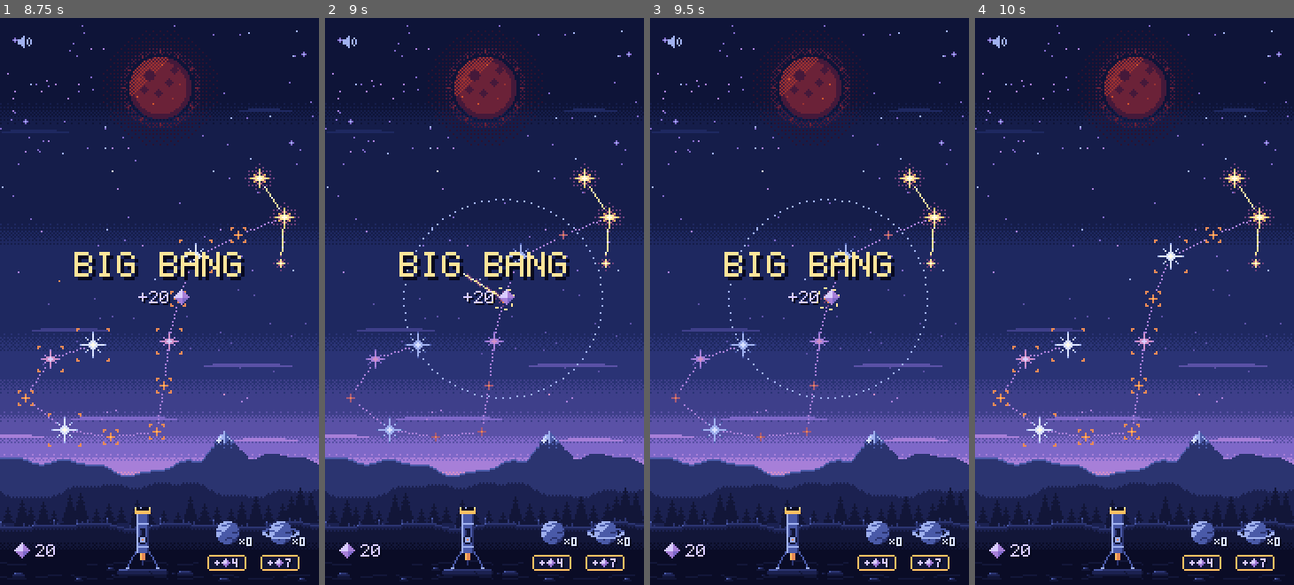
Above: before the commit, frames 1-4 (left to right).
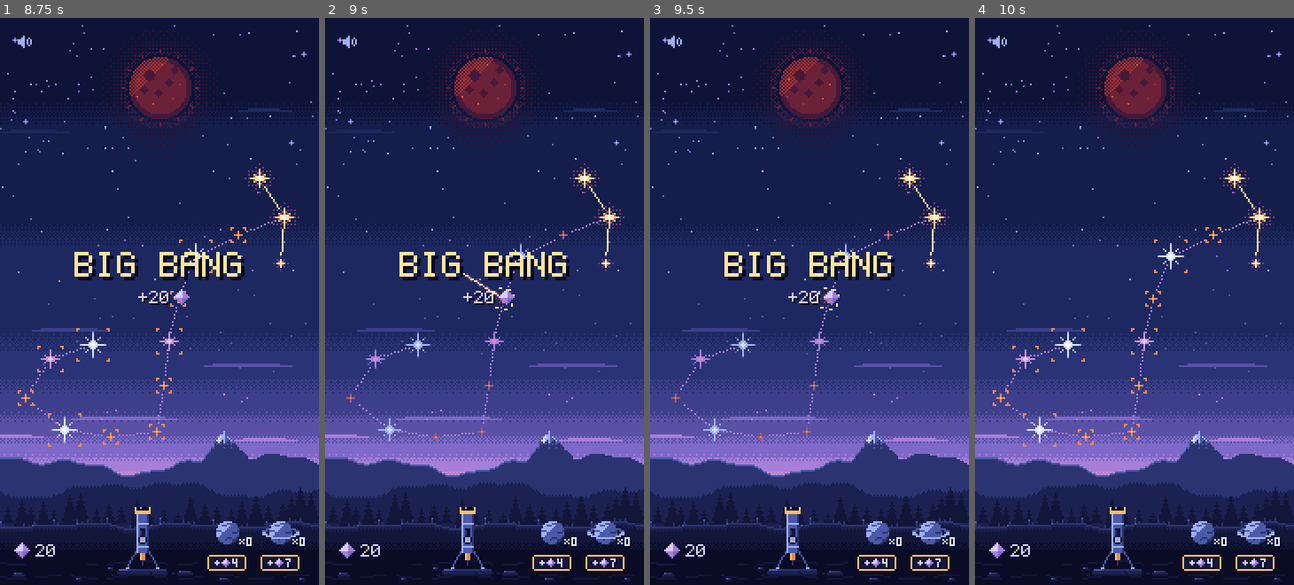
Above: after the commit, the same moments.

Repository: mrafael1/DustInSpace
Game: Godot game, scene res://game/scenes/main.tscn
The game is run twice, just before and just after one commit, with the same random seed, the same clock (stepped at 60 frames per second) and the same inputs. This scene is started directly instead of the project's main scene.
Inputs (mouse positions are in pixels of both pictures, inside the frame that each line leads up to):
- Up to frame 1 (8.75 s): tap Enter at 0.5 s; move the mouse to (143, 414) at 0.52 s; hold Shift 0.53-1.25 s; click (143, 414) at 0.67 s; drag from (255, 386) to (143, 414) at 1.27 s; move the mouse to (63, 216) at 2.02 s; tap Ctrl at 2.1, 6.6 s; click (63, 216) at 2.17 s; drag from (175, 301) to (63, 216) at 2.77 s; move the mouse to (111, 159) at 3.52 s; tap B at 3.6, 8.1 s; click (111, 159) at 3.67 s; drag from (229, 273) to (111, 159) at 4.27 s; move the mouse to (95, 329) at 5.02 s; hold Shift 5.03-5.75 s; click (95, 329) at 5.17 s; drag from (191, 176) to (95, 329) at 5.77 s; move the mouse to (143, 414) at 6.52 s; click (143, 414) at 6.67 s; drag from (255, 386) to (143, 414) at 7.27 s; move the mouse to (63, 216) at 8.02 s; click (63, 216) at 8.17 s
- Up to frame 2 (9 s): drag from (500, 301) to (388, 216) at 8.77 s
- Up to frame 3 (9.5 s): no input
- Up to frame 4 (10 s): move the mouse to (1086, 159) at 9.52 s; hold Shift from 9.53 s (still down); click (1086, 159) at 9.67 s

Frame 1 is identical in both runs. In frame 2, 0.1% of the frame differs, in the area x 24-88%, y 31-68%; in frame 3, 0.1%; in frame 4, nothing differs.

Commit message:
feat: no reach ring while tracing; the dimmed stars show the reach
Playtest: the dotted ring spanned much of the sky and competed with the
constellation lines. Stars out of reach already dim with the link hint,
so the ring goes; the loose dots past the reach on the finger's line stay.

Co-Authored-By: Claude Opus 5.5 <noreply@anthropic.com>

Diff:
--- a/game/scenes/link_layer.gd
+++ b/game/scenes/link_layer.gd
@@ -4,9 +4,9 @@
 ## Sits under the StarLayer, so a line runs between stars without covering them.
 ## Link line (art-direction.md): 1 px C1 with a C0 pulse every 5 px and a C5 checker glow alongside.
 ## Owns no rules: Sky tells it which points to join and whether a link was collected or rejected.
-## Reach (Scorpio): while a link is traced, a dotted M5 ring shows how far its next step can go,
-## and the line to the finger turns into sparse M5 dots when the finger is out of reach. Cool and
-## light, so it reads on every band of the sky without looking like a link.
+## Reach (Scorpio): the line to the finger turns into sparse M5 dots when the finger is out of
+## reach. Cool and light, so it reads on every band of the sky without looking like a link. (Which
+## stars are in reach shows through the link hint: the others dim.)
 
 ## A travelling C0 pixel every PULSE_SPACING px along the line.
 const PULSE_SPACING: int = 5
@@ -19,9 +19,7 @@
 const REJECT_SHAKE: Array[int] = [2, -2, 2, -1, 1, -1, 1, 0]
 const REJECT_SHAKE_STEP: float = 0.04
 const NEIGHBOURS: Array[Vector2i] = [Vector2i.UP, Vector2i.DOWN, Vector2i.LEFT, Vector2i.RIGHT]
-## The reach ring: one pixel every REACH_DOT_SPACING px around it. An out-of-reach line: one pixel
-## every LOOSE_DOT_SPACING px.
-const REACH_DOT_SPACING: int = 4
+## An out-of-reach line: one pixel every LOOSE_DOT_SPACING px.
 const LOOSE_DOT_SPACING: int = 3
 
 
@@ -44,8 +42,6 @@
 var _path: Array[Vector2i] = []
 ## The path's last step (to the finger) is out of reach.
 var _loose_end: bool = false
-var _reach_center: Vector2i = Vector2i.ZERO
-var _reach: int = 0
 var _flashes: Array[Flash] = []
 var _time: float = 0.0
 var _pulse_frame: int = -1
@@ -56,9 +52,6 @@
 
 
 func _draw() -> void:
-	if _reach > 0:
-		for p: Vector2i in reach_ring(_reach_center, _reach):
-			_dot(p, Palette.M5)
 	if _loose_end and _path.size() > 1:
 		_draw_link(path_pixels(_path.slice(0, -1)))
 		var loose: Array[Vector2i] = line_pixels(_path[-2], _path[-1])
@@ -80,32 +73,8 @@
 	queue_redraw()
 
 
-## Shows the reach ring of radius `radius` around `center`; a radius of 0 hides it.
-func show_reach(center: Vector2i, radius: int) -> void:
-	if center == _reach_center and radius == _reach:
-		return
-	_reach_center = center
-	_reach = radius
-	queue_redraw()
-
-
-func reach_radius() -> int:
-	return _reach
-
-
 func is_loose_end() -> bool:
 	return _loose_end
-
-
-## The reach ring's dots: whole pixels on the circle, one every REACH_DOT_SPACING px, no repeats.
-static func reach_ring(center: Vector2i, radius: int) -> Array[Vector2i]:
-	var dots: Array[Vector2i] = []
-	var count: int = maxi(roundi(TAU * radius / REACH_DOT_SPACING), 4)
-	for k: int in count:
-		var p: Vector2i = center + Vector2i((Vector2.from_angle(TAU * k / count) * radius).round())
-		if not dots.has(p):
-			dots.append(p)
-	return dots
 
 
 func flash_collected(points: Array[Vector2i]) -> void:
--- a/game/scenes/sky.gd
+++ b/game/scenes/sky.gd
@@ -324,18 +324,14 @@
 
 
 ## Line through the selected stars (and to the finger while dragging), plus the reward preview.
-## With a reach, the ring around the last star picked shows how far the next step can go, and the
-## line to the finger goes loose past it.
+## With a reach, the line to the finger goes loose past it.
 func _show_link() -> void:
 	var points: Array[Vector2i] = _positions_of_ids(_gesture.selected)
-	var open: bool = not points.is_empty() and points.size() < Combos.LINK_LENGTH
 	var loose: bool = false
 	if _gesture.is_dragging() and points.size() < Combos.LINK_LENGTH:
 		loose = not points.is_empty() and not _run.in_reach(points[-1], _finger)
 		points.append(_finger)
 	_link_layer.show_path(points, loose)
-	var reach: int = _run.link_reach() if _run != null else 0
-	_link_layer.show_reach(points[_gesture.selected.size() - 1] if open else Vector2i.ZERO, reach if open else 0)
 	_show_preview()
 	# Orion readies his bow while the link would leave his mark behind (the sight line holds on it),
 	# or loose the volley.
--- a/tests/test_scorpio_view.gd
+++ b/tests/test_scorpio_view.gd
@@ -466,18 +466,17 @@
 	assert_gt(redraws[0], 0, "the ring's next dash frame is drawn")
 
 
-func test_the_reach_ring_shows_around_the_last_star_picked() -> void:
+func test_the_reach_shows_as_the_stars_out_of_it_dimming() -> void:
 	_reach_run()
-	var link_layer: LinkLayer = main.get_node("Sky/LinkLayer")
 	var a: Star = _star(Star.Size.SMALL, Vector2i(40, 120))
-	assert_eq(link_layer.reach_radius(), 0, "nothing picked: no ring")
+	var b: Star = _star(Star.Size.SMALL, Vector2i(60, 120))
+	_star(Star.Size.SMALL, Vector2i(50, 135))
+	var far: Star = _star(Star.Size.SMALL, Vector2i(170, 240))
 	_tap(a.position)
-	assert_eq(link_layer.reach_radius(), 56)
-	assert_eq(link_layer.get("_reach_center"), a.position)
-	for p: Vector2i in LinkLayer.reach_ring(a.position, 56):
-		assert_almost_eq(Vector2(p - a.position).length(), 56.0, 1.0, "on the ring, whole pixels")
-	_tap(Vector2i(170, 240))
-	assert_eq(link_layer.reach_radius(), 0, "gone with the link")
+	assert_false(sky.star_view(b.id).dimmed, "in reach")
+	assert_true(sky.star_view(far.id).dimmed, "the same size, out of reach")
+	_tap(a.position)
+	assert_false(sky.star_view(far.id).dimmed, "playable again once the pick is released")
 
 
 func test_dragging_past_the_reach_loosens_the_line() -> void:
Not shown, changed: docs/design.md
